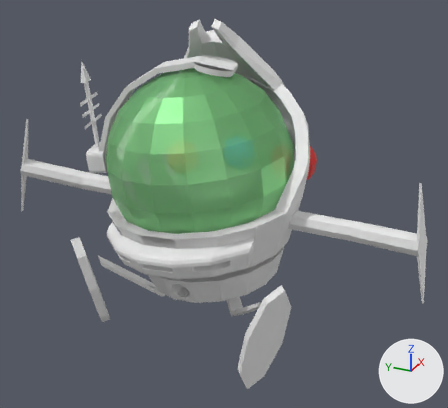
A saved change to the FBX model SuperCoolProject/Assets/Blender/Player.fbx.
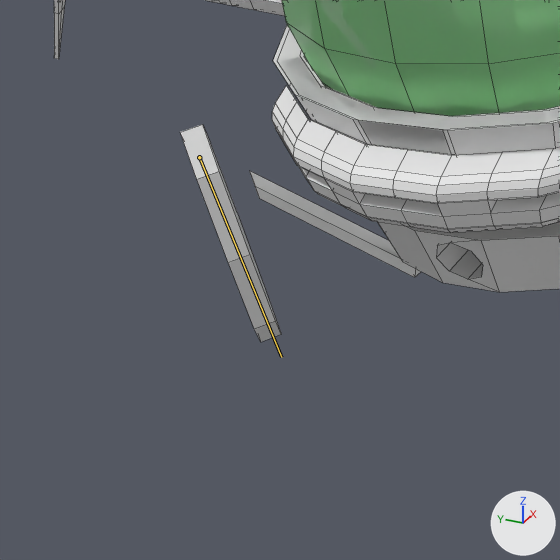
Each version is shown whole from a 50 mm lens placed at (-3.99, -1.92, 2.97), pointed at (0.04, -0.1, 0.95), then close up on the part from 0% to 49% of the width and 46% to 100% of the height. Every picture has the same lights, and +X, +Y and +Z are marked at lower right. Both versions are drawn at frame 2 of the action 'Armature.003|Armature.001|Armature.003|Armature|Armature|Shader Nodetree'; the numbers are the values there. The bones that change are drawn over the model as lines in the close-ups. The close-ups show mesh edges as thin lines.

Objects in the first close-up: 'grenade.002', 'grenade.004', 'grenade.006', 'grenade.007', 'grenade.008', 'grenade.009', 'grenade.013', 'grenade.018'.
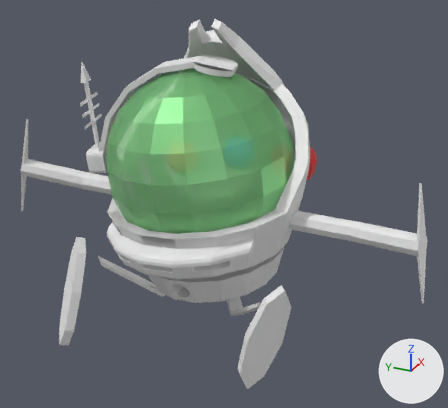
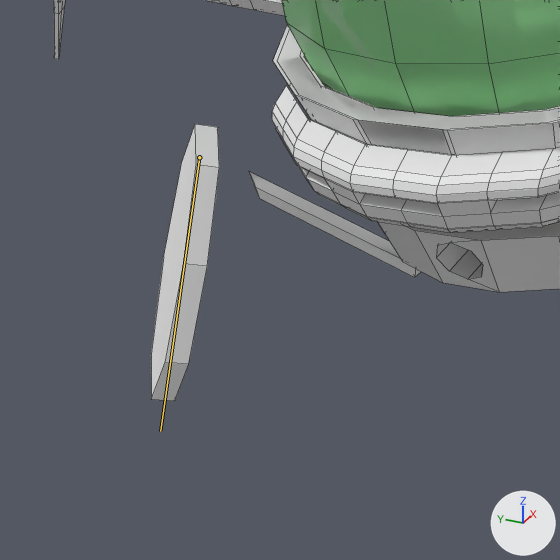
What differs and where, as boxes (x1, y1, x2, y2) in the close-ups (560 x 560 px):
'right foot', now drawn
    after: (151, 124, 219, 401)
'grenade.013', no longer drawn
    before: (180, 124, 281, 342)
bone 'Bone.003', root to tip
    before: (199, 157) to (281, 357)
    after: (199, 157) to (160, 431)

The change in detail:
Bone 'Bone.003' (bone_bone_003) turns from (1, 0, 0) to (-2, -8, 41) degrees about its own x, y and z.
